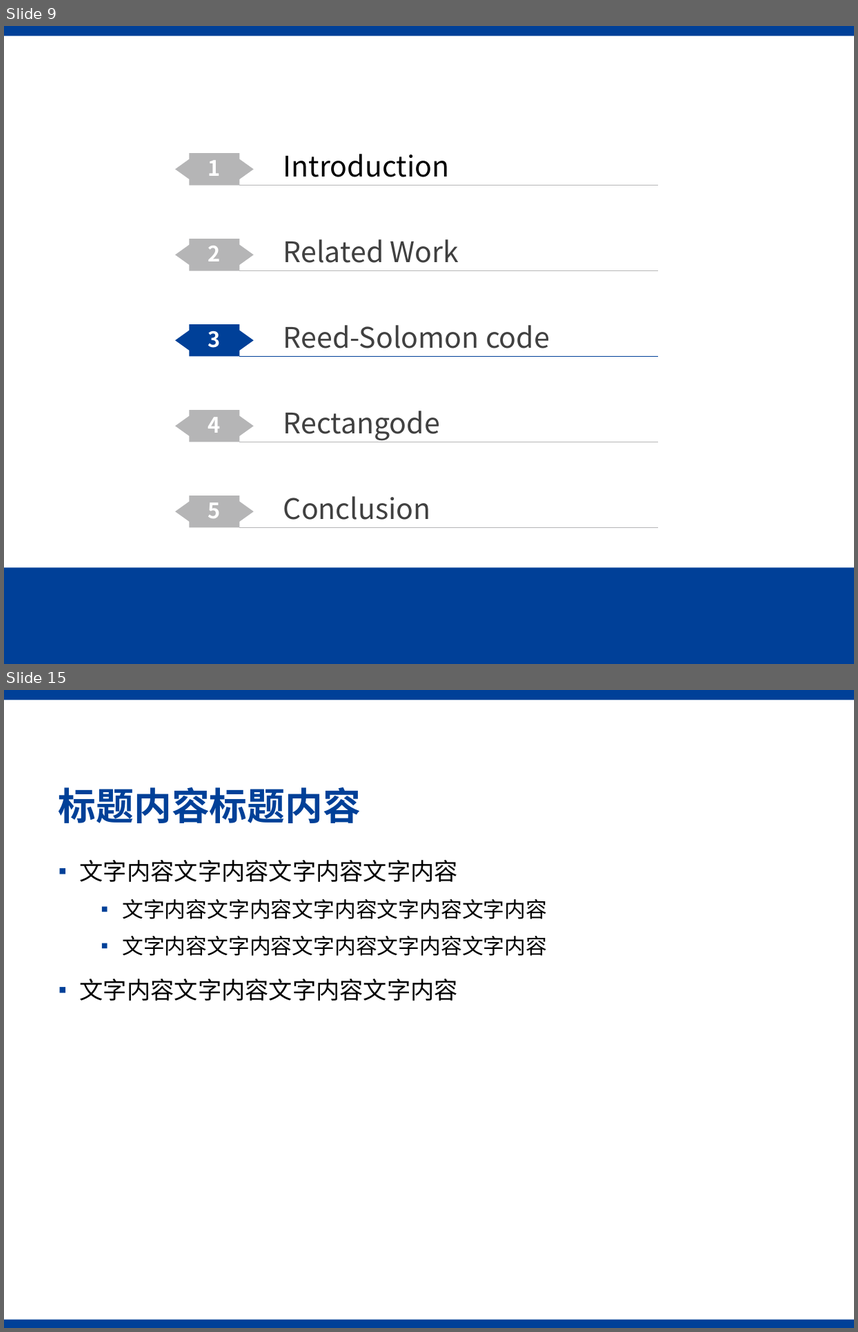
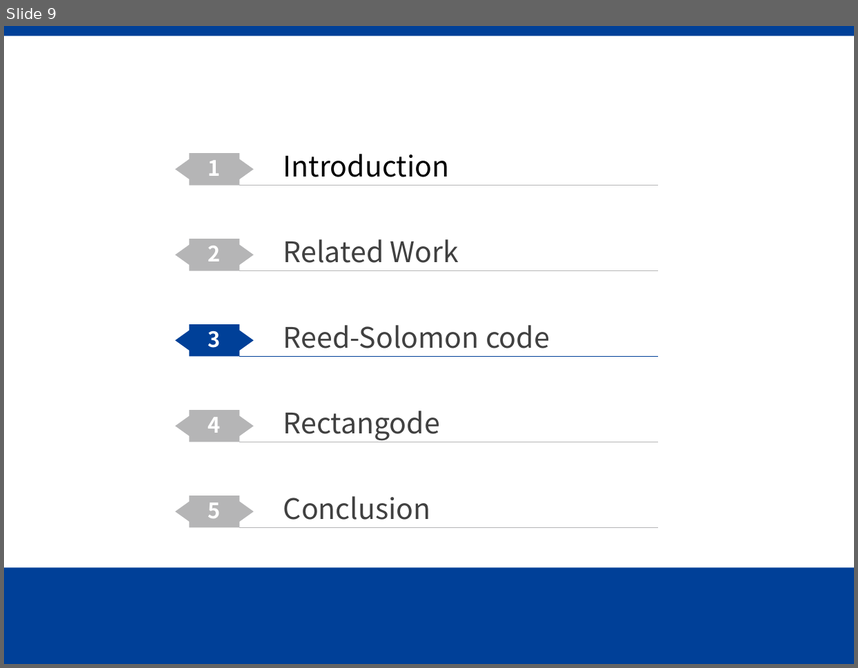
Before and after one commit to Gazer2020/Rectangode, a slide deck: slides.pptx. Shown one above the other, each under a label of ours: slides 9 and 15 before the commit, slide 9 after it; the slides between them are not shown. The pictures are 858x1332 and 858x668 pixels, drawn with LibreOffice and Linux fonts; fonts in the diff are those of the drawing; background and template pictures are left out. Boxes give left, top, right and bottom in pixels: in the first picture for what was removed or moved away, otherwise in the second. Text is boxed around its words. In the diff, an @@ line names an element or a change of style, - is before the commit and + after.

```diff
--- a/slides.pptx
+++ b/slides.pptx
@@ slide 15 removed at box(4, 690, 854, 1328), background #FFFFFF; not listed: 1 template element that a slide beside it also shows @@
@@ text removed at box(771, 719, 824, 745) @@
-Page .
@@ page number removed at box(813, 719, 846, 745) @@
-15
@@ title removed at box(59, 787, 361, 823) @@
-标题内容标题内容
@@ text removed at box(80, 860, 547, 1000) @@
-▪ 文字内容文字内容文字内容文字内容
-  ▪ 文字内容文字内容文字内容文字内容文字内容
-  ▪ 文字内容文字内容文字内容文字内容文字内容
-▪ 文字内容文字内容文字内容文字内容
@@ rectangle removed at box(4, 1319, 854, 1328) @@
```
Also in this commit, not shown: 4 slides changed, 11 slides added, 14 other slides removed, 3 other files.
